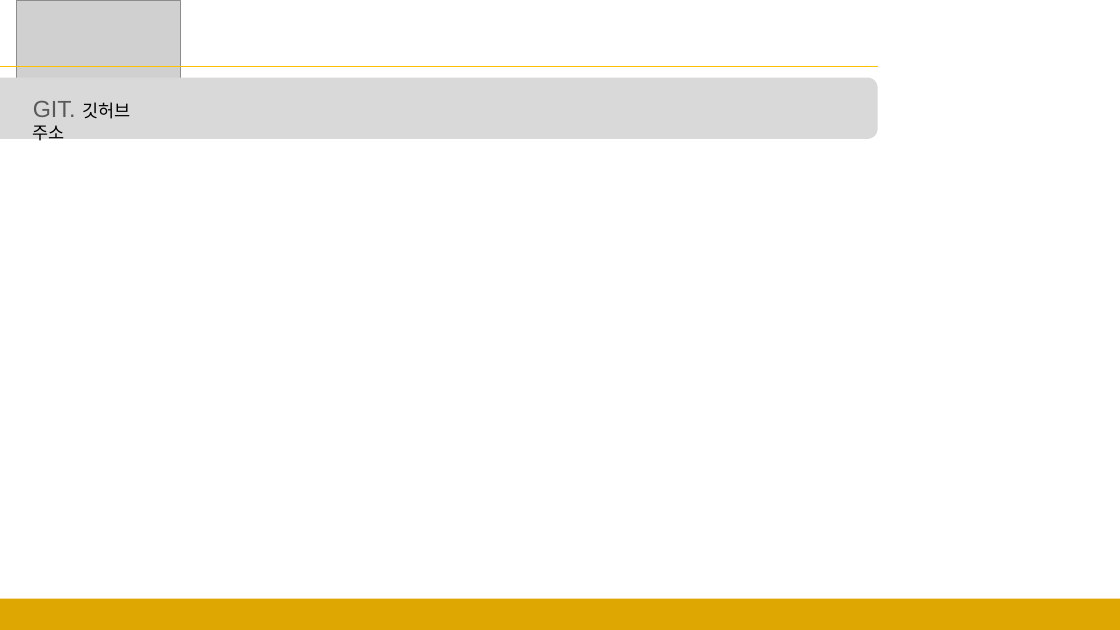
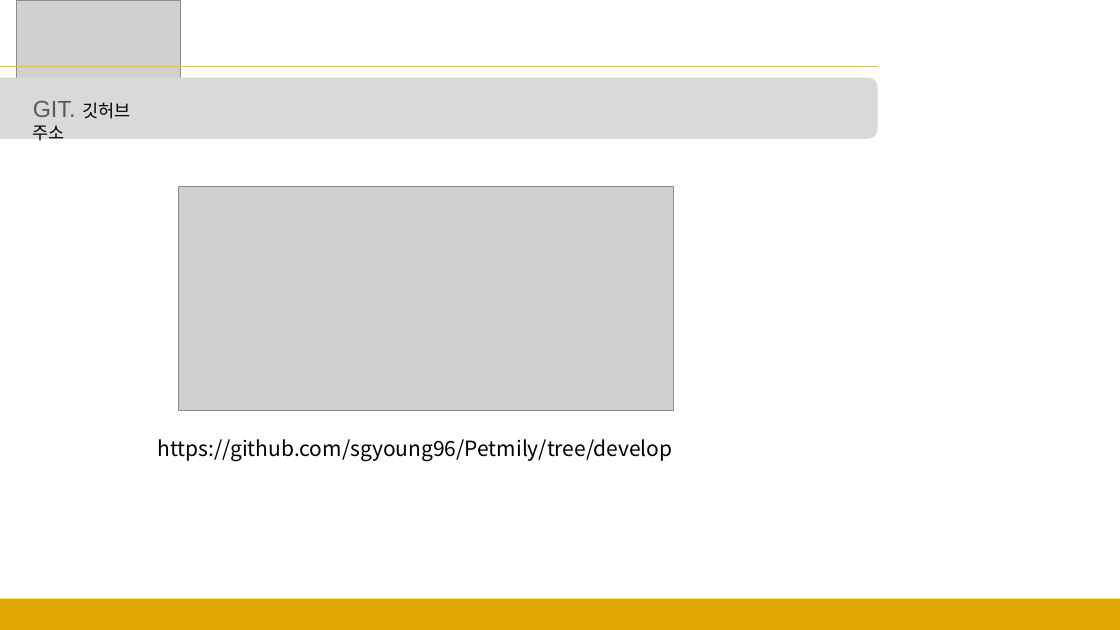
Before and after one commit to sgyoung96/Petmily, a slide deck: slide 7 of docs/발표.pptx. Drawn at 1120x630 pixels with LibreOffice and Linux fonts; fonts in the diff are those of the drawing; grey boxes stand for pictures. Boxes give left, top, right and bottom in pixels: in the first picture for what was removed or moved away, otherwise in the second. Text is boxed around its words. In the diff, an @@ line names an element or a change of style, - is before the commit and + after.

```diff
--- a/docs/발표.pptx
+++ b/docs/발표.pptx
@@ picture added at (x1=179, y1=187, x2=673, y2=411) @@
@@ text added at (x1=157, y1=439, x2=672, y2=461), 18 pt, text #000000 @@
+https://github.com/sgyoung96/Petmily/tree/develop
```
Also in this commit, not shown: 3 other slides changed.
